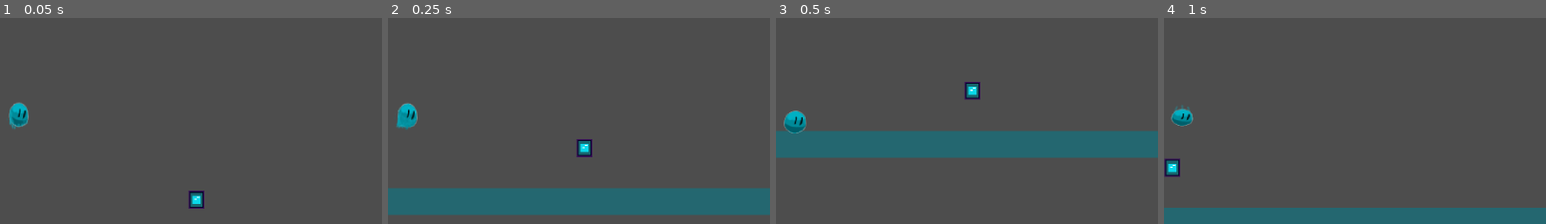
Above: before the commit, frames 1-4 (left to right).
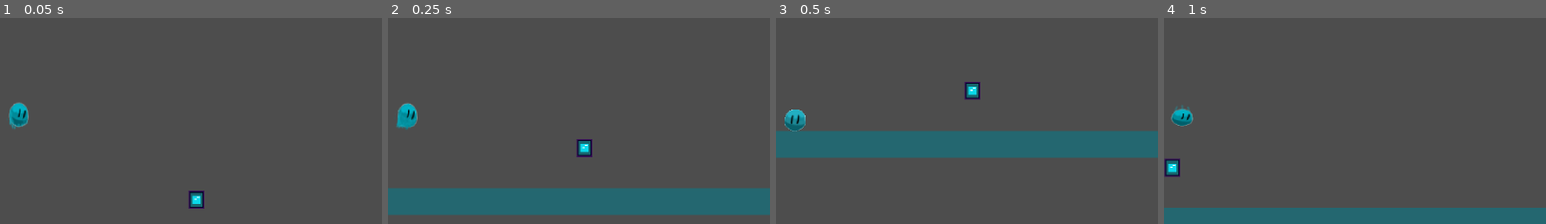
Above: after the commit, the same moments.

Repository: floriancaro/Jame-Gam-June-2024
Game: Godot game, scene res://scenes/main.tscn
Same seed, same stepped clock (60 frames per second), same inputs: the game is played once before the commit and once after it.
Inputs:
- Up to frame 1 (0.05 s): no input
- Up to frame 2 (0.25 s): no input
- Up to frame 3 (0.5 s): no input
- Up to frame 4 (1 s): hold D (move_right) from 0.53 s (still down); tap Space (jump) at 0.6, 0.77 s
The pictures show only the part of the screen within x 34-84%, y 38-88%; the shares and areas given below are measured in that part.

Frames 1-2 are identical in both runs. In frame 3, 0.5% of the frame differs, in the area x 2-8%, y 44-57%; in frame 4, nothing differs.

Commit message:
fix bob idle

Diff:
--- a/scenes/player.tscn
+++ b/scenes/player.tscn
@@ -12,6 +12,7 @@
 [ext_resource type="AudioStream" uid="uid://bavao0rqphpeg" path="res://assets/audio/sfx/fire_breath.mp3" id="5_gle84"]
 [ext_resource type="Texture2D" uid="uid://cj6pxqhtmtr7u" path="res://assets/sprites/bob_teleport_henshi.png" id="5_pytg3"]
 [ext_resource type="AudioStream" uid="uid://bfpisan5l34vw" path="res://assets/audio/sfx/ice_transform.mp3" id="6_22324"]
+[ext_resource type="Texture2D" uid="uid://crdhqr3aurjo6" path="res://assets/sprites/bob_idle.png" id="8_vqe4b"]
 [ext_resource type="AudioStream" uid="uid://bdd6xc3gtqgsy" path="res://assets/audio/sfx/sound_3.wav" id="14_18t4n"]
 
 [sub_resource type="CircleShape2D" id="CircleShape2D_iv7u8"]
@@ -99,21 +100,25 @@
 atlas = ExtResource("5_pytg3")
 region = Rect2(0, 32, 32, 32)
 
-[sub_resource type="AtlasTexture" id="AtlasTexture_uuy4s"]
-atlas = ExtResource("5_dx8qy")
-region = Rect2(0, 40, 32, 40)
-
-[sub_resource type="AtlasTexture" id="AtlasTexture_73765"]
-atlas = ExtResource("5_dx8qy")
-region = Rect2(32, 40, 32, 40)
-
-[sub_resource type="AtlasTexture" id="AtlasTexture_bj2ex"]
-atlas = ExtResource("5_dx8qy")
-region = Rect2(64, 40, 32, 40)
-
-[sub_resource type="AtlasTexture" id="AtlasTexture_mq5rq"]
-atlas = ExtResource("5_dx8qy")
-region = Rect2(96, 40, 32, 40)
+[sub_resource type="AtlasTexture" id="AtlasTexture_jqdd2"]
+atlas = ExtResource("8_vqe4b")
+region = Rect2(0, 0, 34, 39)
+
+[sub_resource type="AtlasTexture" id="AtlasTexture_bwqac"]
+atlas = ExtResource("8_vqe4b")
+region = Rect2(34, 0, 34, 39)
+
+[sub_resource type="AtlasTexture" id="AtlasTexture_2wqmk"]
+atlas = ExtResource("8_vqe4b")
+region = Rect2(68, 0, 34, 39)
+
+[sub_resource type="AtlasTexture" id="AtlasTexture_7yqh3"]
+atlas = ExtResource("8_vqe4b")
+region = Rect2(102, 0, 34, 39)
+
+[sub_resource type="AtlasTexture" id="AtlasTexture_qkrls"]
+atlas = ExtResource("8_vqe4b")
+region = Rect2(136, 0, 34, 39)
 
 [sub_resource type="AtlasTexture" id="AtlasTexture_wddjf"]
 atlas = ExtResource("5_dx8qy")
@@ -167,6 +172,22 @@
 atlas = ExtResource("4_obk5i")
 region = Rect2(34, 0, 34, 39)
 
+[sub_resource type="AtlasTexture" id="AtlasTexture_uuy4s"]
+atlas = ExtResource("5_dx8qy")
+region = Rect2(0, 40, 32, 40)
+
+[sub_resource type="AtlasTexture" id="AtlasTexture_73765"]
+atlas = ExtResource("5_dx8qy")
+region = Rect2(32, 40, 32, 40)
+
+[sub_resource type="AtlasTexture" id="AtlasTexture_bj2ex"]
+atlas = ExtResource("5_dx8qy")
+region = Rect2(64, 40, 32, 40)
+
+[sub_resource type="AtlasTexture" id="AtlasTexture_mq5rq"]
+atlas = ExtResource("5_dx8qy")
+region = Rect2(96, 40, 32, 40)
+
 [sub_resource type="SpriteFrames" id="SpriteFrames_if27w"]
 animations = [{
 "frames": [{
@@ -248,16 +269,19 @@
 }, {
 "frames": [{
 "duration": 1.0,
-"texture": SubResource("AtlasTexture_uuy4s")
-}, {
-"duration": 1.0,
-"texture": SubResource("AtlasTexture_73765")
-}, {
-"duration": 1.0,
-"texture": SubResource("AtlasTexture_bj2ex")
-}, {
-"duration": 1.0,
-"texture": SubResource("AtlasTexture_mq5rq")
+"texture": SubResource("AtlasTexture_jqdd2")
+}, {
+"duration": 1.0,
+"texture": SubResource("AtlasTexture_bwqac")
+}, {
+"duration": 1.0,
+"texture": SubResource("AtlasTexture_2wqmk")
+}, {
+"duration": 1.0,
+"texture": SubResource("AtlasTexture_7yqh3")
+}, {
+"duration": 1.0,
+"texture": SubResource("AtlasTexture_qkrls")
 }],
 "loop": true,
 "name": &"idle",
@@ -323,6 +347,23 @@
 }],
 "loop": true,
 "name": &"old_move",
+"speed": 5.0
+}, {
+"frames": [{
+"duration": 1.0,
+"texture": SubResource("AtlasTexture_uuy4s")
+}, {
+"duration": 1.0,
+"texture": SubResource("AtlasTexture_73765")
+}, {
+"duration": 1.0,
+"texture": SubResource("AtlasTexture_bj2ex")
+}, {
+"duration": 1.0,
+"texture": SubResource("AtlasTexture_mq5rq")
+}],
+"loop": true,
+"name": &"oldidle",
 "speed": 5.0
 }]
 
@@ -343,7 +384,7 @@
 material = SubResource("ShaderMaterial_crcx3")
 position = Vector2(0, -16)
 sprite_frames = SubResource("SpriteFrames_if27w")
-animation = &"jump"
+animation = &"idle"
 speed_scale = 1.1
 
 [node name="ProjectileMarker" type="Marker2D" parent="."]
Not shown: 1 places in scenes/player.tscn that only renumber resources
